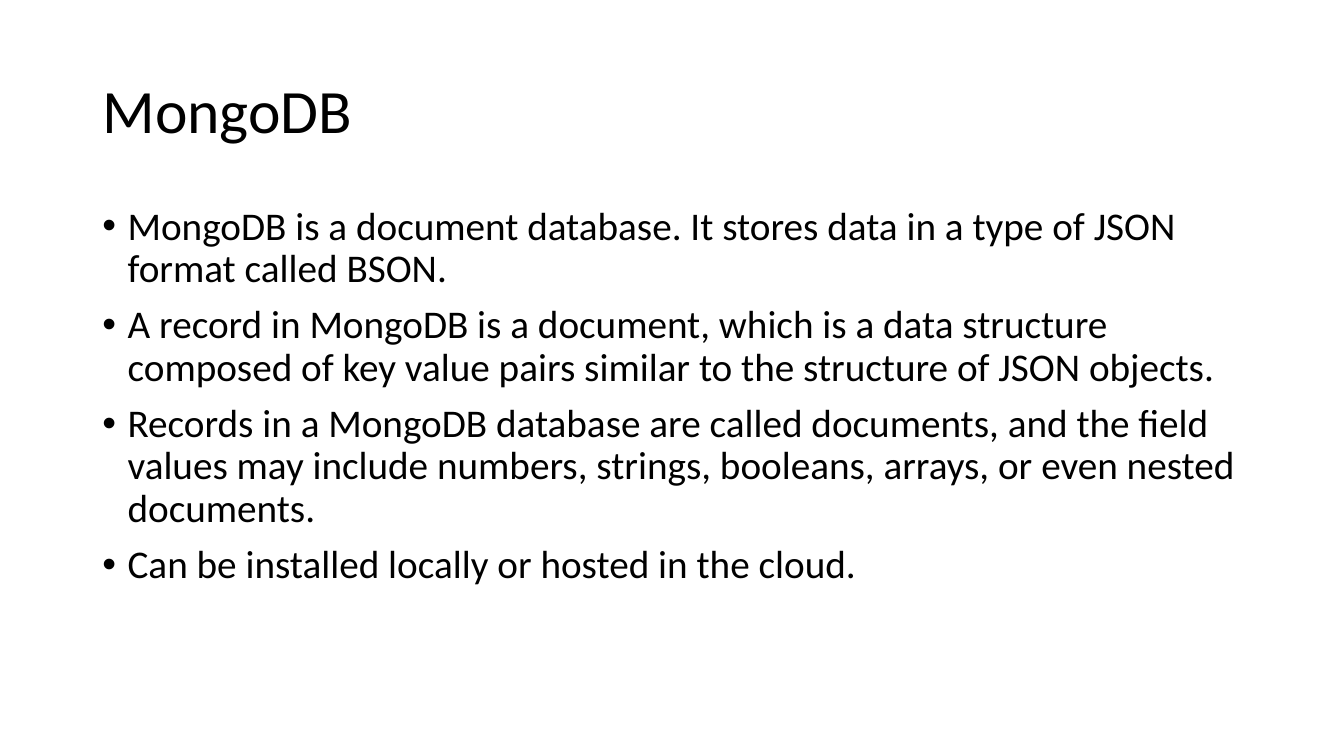
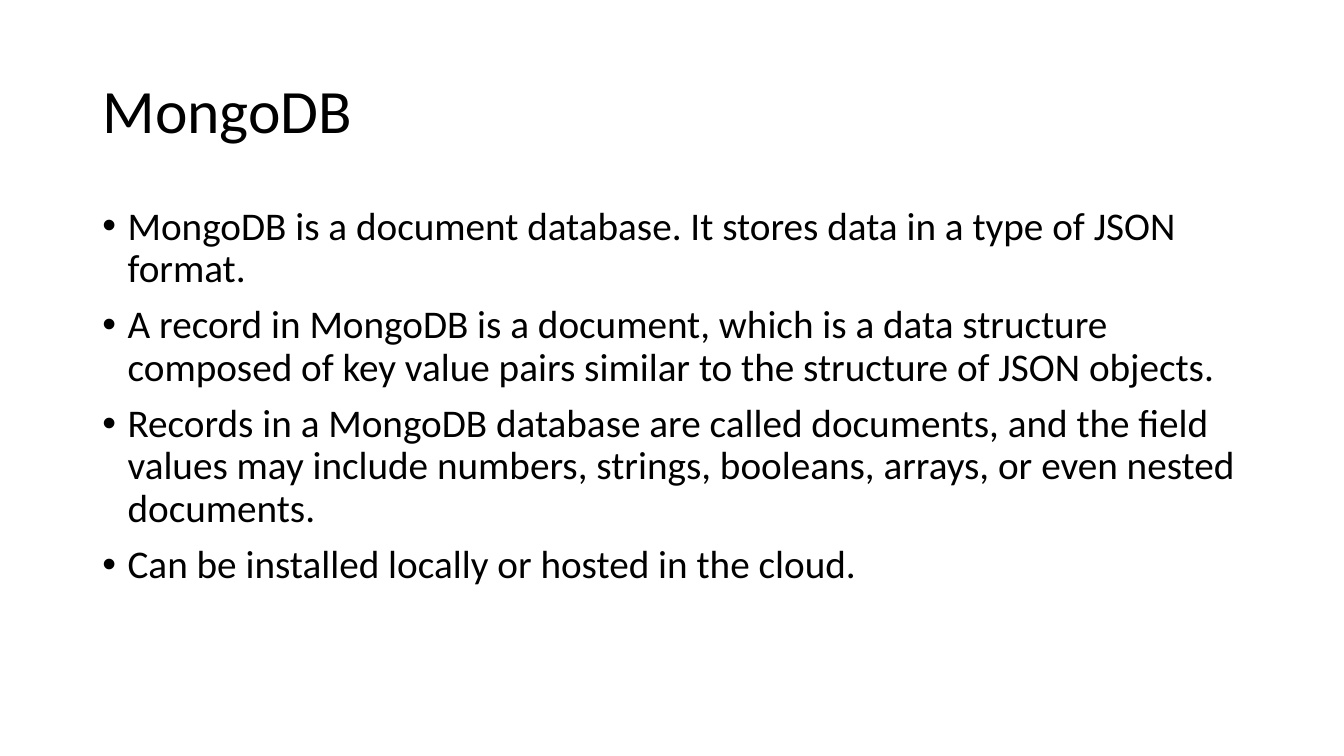
Before and after one commit to motazsaad/Exploratory-Analysis-of-Big-Data, a slide deck: slide 56 of PPT slides/02 EDABDC - Data Models - part 1.pptx (slide 52 before the commit). Drawn at 1344x756 pixels with LibreOffice and Linux fonts; fonts in the diff are those of the drawing. Boxes give left, top, right and bottom in pixels: in the first picture for what was removed or moved away, otherwise in the second. Text is boxed around its words. In the diff, an @@ line names an element or a change of style, - is before the commit and + after.

```diff
--- a/PPT slides/02 EDABDC - Data Models - part 1.pptx
+++ b/PPT slides/02 EDABDC - Data Models - part 1.pptx
@@ text at <box>128,212,1176,283</box>: text changed @@
-• MongoDB is a document database. It stores data in a type of JSON format called BSON.
+• MongoDB is a document database. It stores data in a type of JSON format.
```
Also in this commit, not shown: 3 other slides changed, 5 slides added, 1 other file.
